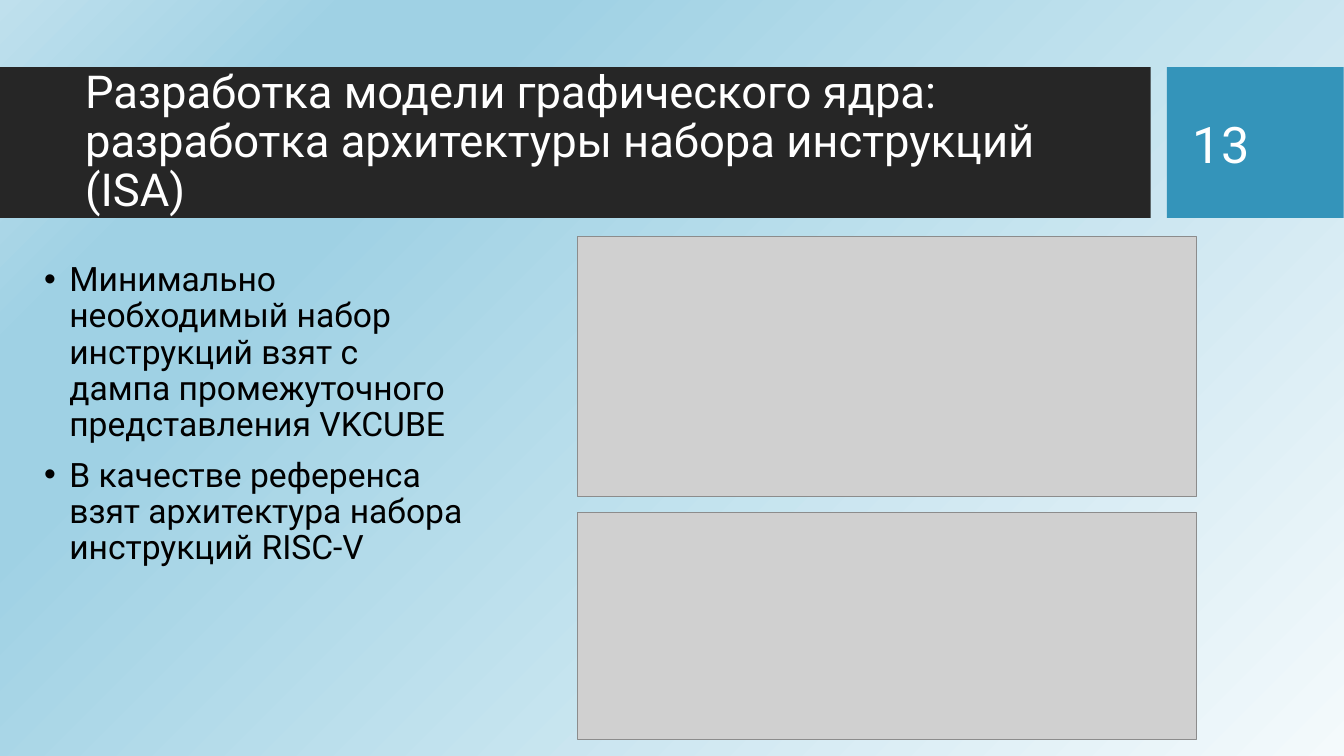
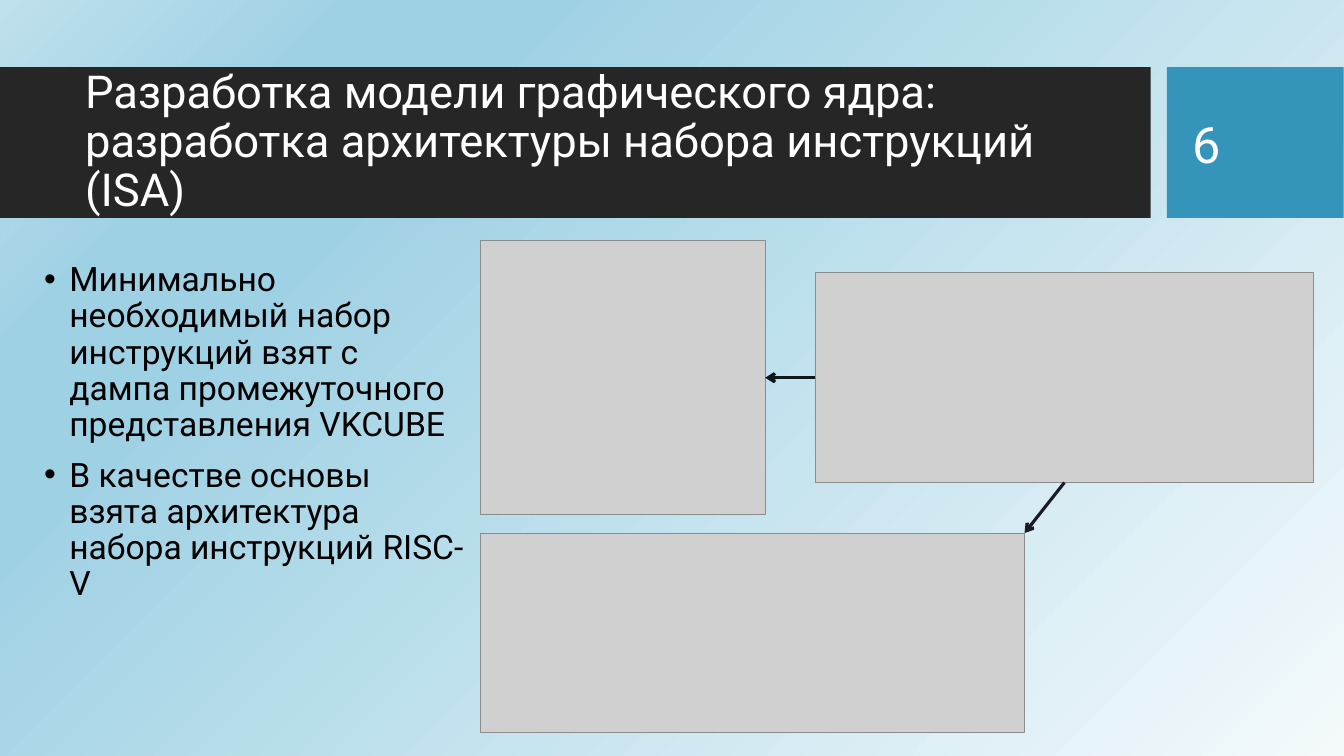
Before and after one commit to HaMeNopeDiot/hardware_gpu, a slide deck: slide 6 of docs/starukhin_dissertation/magister_pres.pptx (slide 13 before the commit). Drawn at 1344x756 pixels with LibreOffice and Linux fonts; fonts in the diff are those of the drawing; grey boxes stand for pictures; background and template pictures are left out. Boxes give left, top, right and bottom in pixels: in the first picture for what was removed or moved away, otherwise in the second. Text is boxed around its words. In the diff, an @@ line names an element or a change of style, - is before the commit and + after.

```diff
--- a/docs/starukhin_dissertation/magister_pres.pptx
+++ b/docs/starukhin_dissertation/magister_pres.pptx
@@ page number at (x1=1193, y1=127, x2=1221, y2=164): text changed @@
-13
+6
@@ picture added at (x1=481, y1=241, x2=765, y2=515) @@
@@ picture resized from (x1=578, y1=237, x2=1197, y2=497) to (x1=816, y1=273, x2=1315, y2=483) @@
@@ arrow added from (816, 378) to (765, 378), #0F171D 2.25 pt @@
@@ text at (x1=69, y1=463, x2=464, y2=595): text changed @@
-• В качестве референса взят архитектура набора инструкций RISC-V
+• В качестве основы взята архитектура набора инструкций RISC-V
@@ arrow added from (1065, 483) to (1024, 533), #1C1B23 2.25 pt @@
@@ picture resized from (x1=578, y1=512, x2=1197, y2=739) to (x1=481, y1=533, x2=1025, y2=733) @@
```
Also in this commit, not shown: 8 slides added, 11 slides removed.
